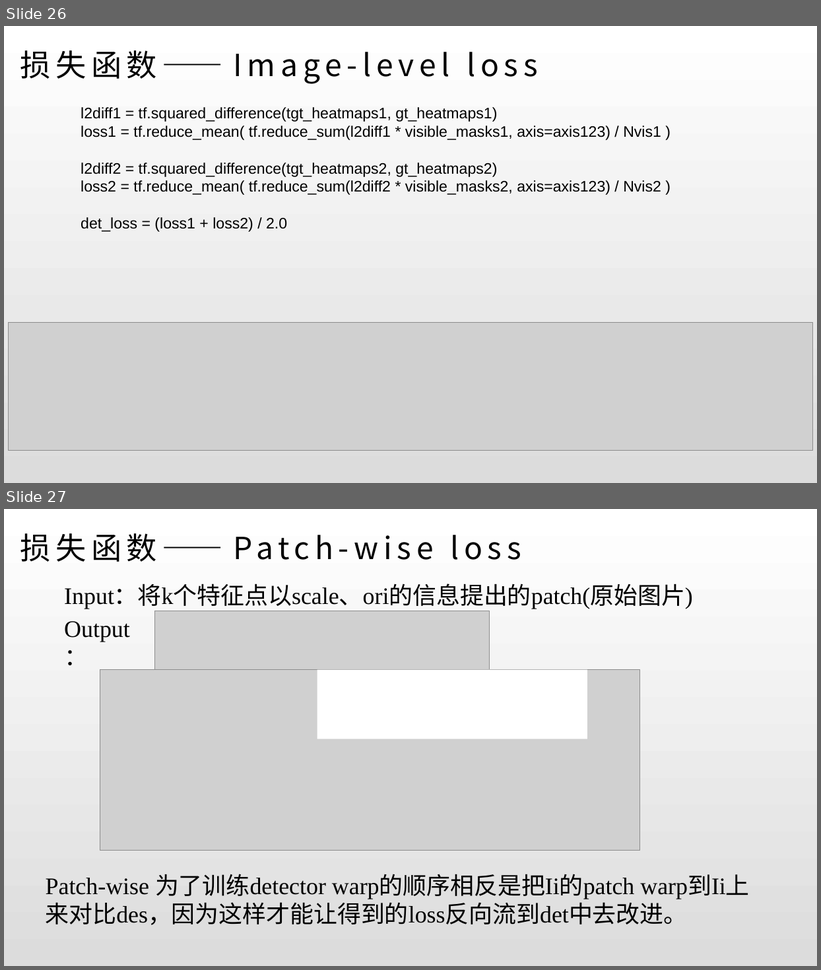
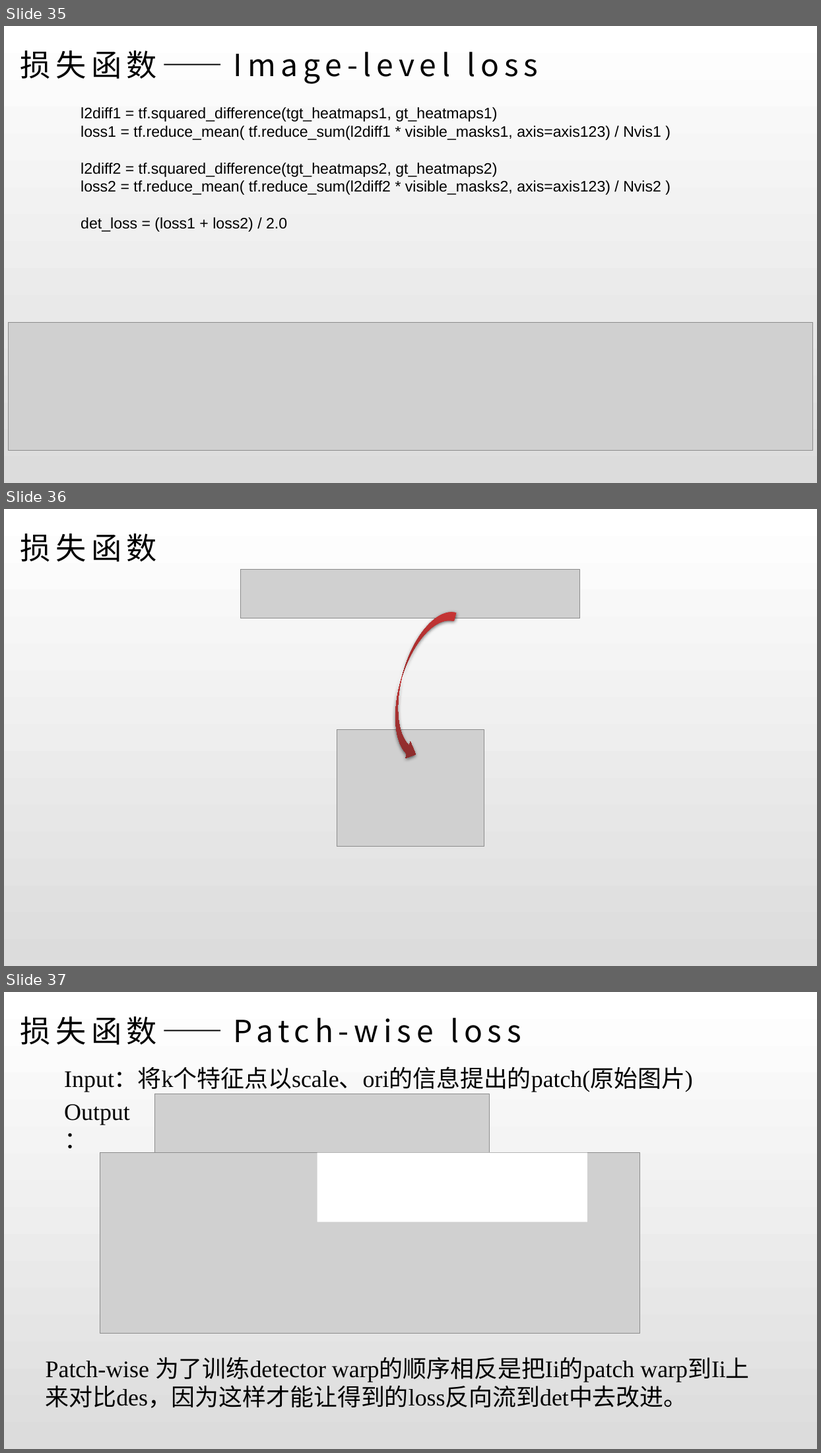
Before and after one commit to iamwangyabin/Awesome-Papers, a slide deck: paper/LF.pptx. Shown one above the other, each under a label of ours: slides 26 and 27 before the commit, slides 35, 36 and 37 after it. The pictures are 821x970 and 821x1453 pixels, drawn with LibreOffice and Linux fonts; fonts in the diff are those of the drawing; grey boxes stand for pictures. Boxes give left, top, right and bottom in pixels: in the first picture for what was removed or moved away, otherwise in the second. Text is boxed around its words. In the diff, an @@ line names an element or a change of style, - is before the commit and + after.

```diff
--- a/paper/LF.pptx
+++ b/paper/LF.pptx
@@ slide 36 added at [4,509,817,966], background gradient #FFFFFF to #DCDCDC @@
@@ title added at [20,533,157,562], 36 pt, text #000000 @@
+损失函数
@@ picture added at [241,570,580,619] @@
@@ curved right arrow added at [380,603,457,763], fill gradient #FE4444 to #832B2B @@
@@ picture added at [337,730,484,847] @@
@@ rectangle added at [353,730,468,846], fill gradient #FFC64B to #FFC000 to #E3AB00, outline #FFC000 0.5 pt @@
@@ picture added at [380,730,442,745] @@
@@ what was slide 26 is now slide 35 @@
@@ what was slide 27 is now slide 37 @@
```
Also in this commit, not shown: 8 slides changed, 13 other slides added.
